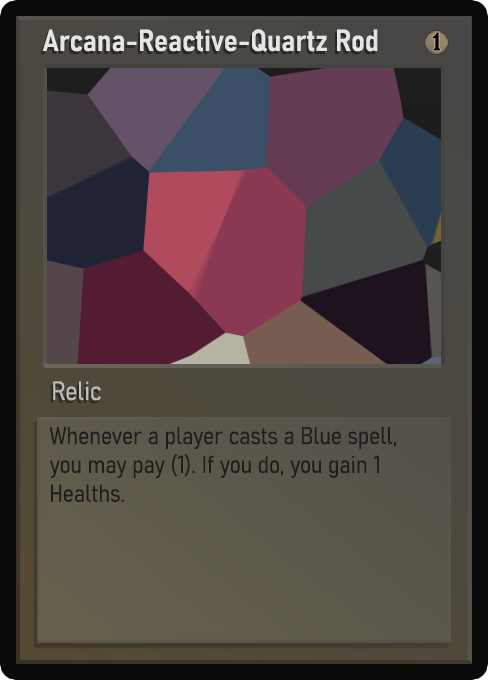
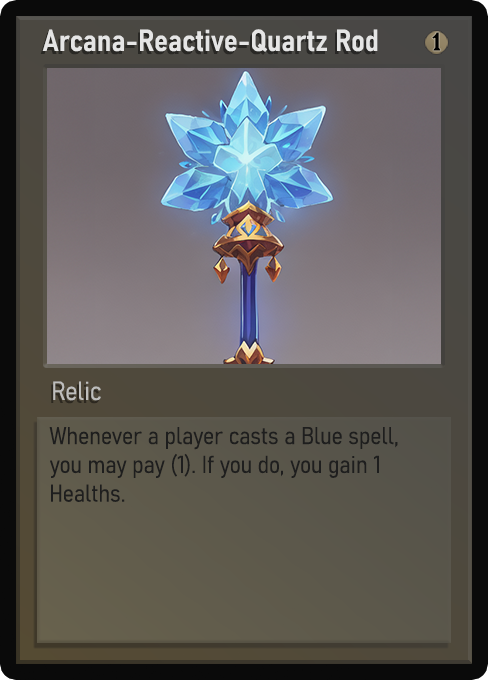
Layers edited between the first and the second 488x680 image:
painted on "Name" over (x1=71, y1=33, x2=371, y2=52)
painted on "Class" over (x1=59, y1=383, x2=101, y2=401)
painted on "Desc_norm" over (x1=52, y1=427, x2=398, y2=502)
painted on "Artwork" over (x1=47, y1=68, x2=441, y2=364)
